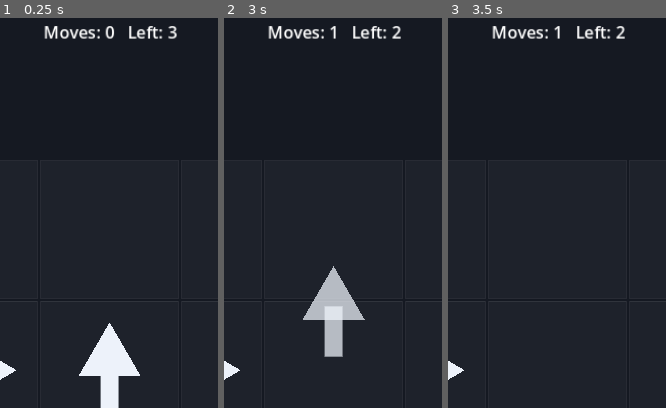
Above: before the commit, frames 1-3 (left to right).
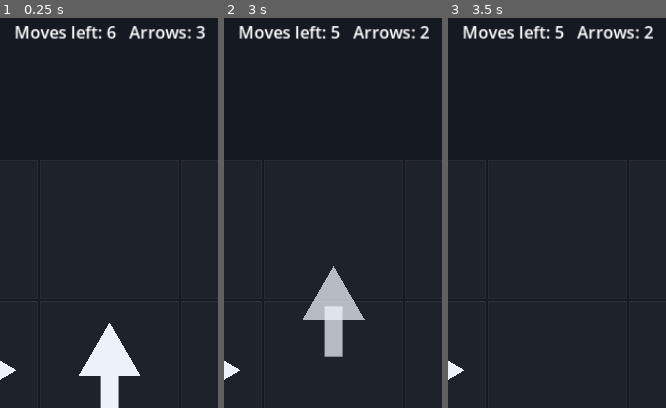
Above: after the commit, the same moments.

Repository: ranababu1/arrowlock
Game: Godot game, scene res://scenes/main.tscn
Two runs of this game, one before a commit and one after it. Both use one fixed random seed, a clock stepped at 60 frames per second and the inputs below.
Inputs (mouse positions are % of the whole screen's width and height, from its top left):
- Up to frame 1 (0.25 s): no input
- Up to frame 2 (3 s): click "Restart" at 0.5 s; click "Restart" at 1.25 s; click "Restart" at 2 s; tap Enter at 2.75 s; move the mouse to (50, 50) at 2.77 s; click (50, 50) at 2.92 s
- Up to frame 3 (3.5 s): no input
The pictures show only the part of the screen within x 25-75%, y 5-55%; the shares and areas given below are measured in that part.

The runs differ from the first frame. In frame 1, 1.7% of the frame differs, in the area x 6-95%, y 2-6%; in frame 2, 1.7%; in frame 3, 1.7%.

Commit message:
feat: move limits, wasted taps and game over; fix double-counted touches

Diff:
--- a/data/levels.json
+++ b/data/levels.json
@@ -1,8 +1,8 @@
 {
-	"version": 1,
+	"version": 2,
 	"levels": [
 		{
-			"id": 1, "name": "First Exit", "width": 3, "height": 3,
+			"id": 1, "moves_limit": 6, "name": "First Exit", "width": 3, "height": 3,
 			"arrows": [
 				{"x": 1, "y": 1, "dir": "up"},
 				{"x": 0, "y": 1, "dir": "right"},
@@ -10,7 +10,7 @@
 			]
 		},
 		{
-			"id": 2, "name": "Chain", "width": 4, "height": 4,
+			"id": 2, "moves_limit": 10, "name": "Chain", "width": 4, "height": 4,
 			"arrows": [
 				{"x": 0, "y": 0, "dir": "right"},
 				{"x": 1, "y": 0, "dir": "right"},
@@ -20,7 +20,7 @@
 			]
 		},
 		{
-			"id": 3, "name": "Corner Turn", "width": 4, "height": 4,
+			"id": 3, "moves_limit": 12, "name": "Corner Turn", "width": 4, "height": 4,
 			"arrows": [
 				{"x": 0, "y": 3, "dir": "up"},
 				{"x": 0, "y": 1, "dir": "right"},
@@ -31,7 +31,7 @@
 			]
 		},
 		{
-			"id": 4, "name": "Long Way Round", "width": 5, "height": 5,
+			"id": 4, "moves_limit": 16, "name": "Long Way Round", "width": 5, "height": 5,
 			"arrows": [
 				{"x": 0, "y": 0, "dir": "down"},
 				{"x": 0, "y": 2, "dir": "right"},
--- a/scripts/core/game_controller.gd
+++ b/scripts/core/game_controller.gd
@@ -1,65 +1,102 @@
 class_name GameController
 extends RefCounted
-## Coordinates a single puzzle session: taps, undo, restart, completion.
+## Coordinates a single puzzle session: taps, move limit, undo, restart.
 ## Pure logic; presentation listens to the signals below.
+##
+## Rules: every tap that lands on an arrow costs one move, whether or not the
+## arrow can leave. Taps on empty cells are free. The level is lost when the
+## moves run out while arrows remain.
+
+enum State { PLAYING, WON, LOST }
 
 signal arrow_removed(id: int, info: Dictionary)
 signal arrow_restored(id: int)
 signal move_blocked(id: int, blocker_id: int)
-signal completed(moves: int)
+signal completed(moves_used: int)
+signal lost(wasted_taps: int)
 
 var board: BoardState
-var move_count: int = 0
-var is_complete: bool = false
+var state: State = State.PLAYING
+var moves_limit: int = 0
+var moves_used: int = 0
+var wasted_taps: int = 0
 
 var _initial: BoardState
-## Stack of {"id": int, "info": Dictionary}.
+## Stack of {"id": int, "info": Dictionary}; removals only.
 var _history: Array[Dictionary] = []
 
 
-func start(puzzle: BoardState) -> void:
+## Returns false (and leaves the controller unusable) when the limit is below
+## the arrow count, because such a level could never be won.
+func start(puzzle: BoardState, p_moves_limit: int) -> bool:
+	if p_moves_limit < puzzle.remaining_count():
+		push_error("moves_limit %d is below arrow count %d" % [p_moves_limit, puzzle.remaining_count()])
+		return false
 	_initial = puzzle.duplicate_state()
+	moves_limit = p_moves_limit
 	restart()
+	return true
 
 
 func restart() -> void:
 	board = _initial.duplicate_state()
 	_history.clear()
-	move_count = 0
-	is_complete = false
+	state = State.PLAYING
+	moves_used = 0
+	wasted_taps = 0
+
+
+func moves_left() -> int:
+	return moves_limit - moves_used
+
+
+func is_over() -> bool:
+	return state != State.PLAYING
 
 
 ## Handles a tap on cell `pos`. Returns true if an arrow was removed.
 func tap(pos: Vector2i) -> bool:
-	if is_complete:
+	if state != State.PLAYING:
 		return false
 	var id := board.arrow_at(pos)
 	if id == -1:
 		return false
+	moves_used += 1
 	var blocker := MoveValidator.first_blocker(board, id)
 	if blocker != -1:
+		wasted_taps += 1
 		move_blocked.emit(id, blocker)
+		_check_loss()
 		return false
 	var info := board.remove_arrow(id)
 	_history.append({"id": id, "info": info})
-	move_count += 1
 	arrow_removed.emit(id, info)
+	# A win on the last allowed move counts as a win, so check it first.
 	if board.is_empty():
-		is_complete = true
-		completed.emit(move_count)
+		state = State.WON
+		completed.emit(moves_used)
+	else:
+		_check_loss()
 	return true
 
 
 func can_undo() -> bool:
-	return not _history.is_empty() and not is_complete
+	return state == State.PLAYING and not _history.is_empty()
 
 
-## Undo is disabled after completion so the result cannot be re-triggered.
+## Restores the last removed arrow and refunds the move that removed it.
+## Wasted taps are not refunded. Disabled once the level is over.
 func undo() -> bool:
 	if not can_undo():
 		return false
 	var entry: Dictionary = _history.pop_back()
 	board.restore_arrow(entry["id"], entry["info"])
-	move_count -= 1
+	moves_used -= 1
 	arrow_restored.emit(entry["id"])
 	return true
+
+
+func _check_loss() -> void:
+	if moves_used >= moves_limit and not board.is_empty():
+		state = State.LOST
+		lost.emit(wasted_taps)
--- a/scripts/services/puzzle_repository.gd
+++ b/scripts/services/puzzle_repository.gd
@@ -2,10 +2,10 @@
 extends RefCounted
 ## Loads and validates curated level data. Level files are data only.
 
-const SUPPORTED_VERSION := 1
+const SUPPORTED_VERSION := 2
 const MAX_BOARD_SIZE := 16
 
-## Parsed levels: {"id": int, "name": String, "board": BoardState}.
+## Parsed levels: {"id": int, "name": String, "board": BoardState, "moves_limit": int}.
 var levels: Array[Dictionary] = []
 ## Human-readable validation errors from the last load.
 var errors: Array[String] = []
@@ -68,4 +68,8 @@
 			errors.append("Level %d has an invalid, duplicate or out-of-bounds arrow" % id)
 			return {}
 		next_id += 1
-	return {"id": id, "name": str(raw.get("name", "Level %d" % id)), "board": board}
+	var moves_limit := int(raw.get("moves_limit", 0))
+	if moves_limit < board.remaining_count():
+		errors.append("Level %d moves_limit %d is below arrow count %d" % [id, moves_limit, board.remaining_count()])
+		return {}
+	return {"id": id, "name": str(raw.get("name", "Level %d" % id)), "board": board, "moves_limit": moves_limit}
--- a/scripts/ui/board_view.gd
+++ b/scripts/ui/board_view.gd
@@ -52,17 +52,11 @@
 func _gui_input(event: InputEvent) -> void:
 	if _controller == null:
 		return
-	var pressed := false
-	var pos := Vector2.ZERO
-	if event is InputEventMouseButton and event.pressed and event.button_index == MOUSE_BUTTON_LEFT:
-		pressed = true
-		pos = event.position
-	elif event is InputEventScreenTouch and event.pressed:
-		pressed = true
-		pos = event.position
-	if not pressed:
+	# Touches arrive as emulated mouse clicks (project default). Handling
+	# InputEventScreenTouch as well would count every tap twice, and taps cost moves.
+	if not (event is InputEventMouseButton and event.pressed and event.button_index == MOUSE_BUTTON_LEFT):
 		return
-	var cell := _cell_at(pos)
+	var cell := _cell_at(event.position)
 	if _controller.board.in_bounds(cell):
 		cell_tapped.emit(cell)
 
--- a/scripts/ui/main.gd
+++ b/scripts/ui/main.gd
@@ -87,7 +87,10 @@
 	var level: Dictionary = _repo.levels[index]
 	_controller = GameController.new()
 	_controller.completed.connect(_on_completed)
-	_controller.start(level["board"])
+	_controller.lost.connect(_on_lost)
+	if not _controller.start(level["board"], level["moves_limit"]):
+		_status.text = "This level is misconfigured."
+		return
 	_board_view.bind(_controller)
 	_title.text = "%d. %s" % [level["id"], level["name"]]
 	_next_button.disabled = true
@@ -95,8 +98,8 @@
 
 
 func _refresh_status() -> void:
-	if not _controller.is_complete:
-		_status.text = "Moves: %d   Left: %d" % [_controller.move_count, _controller.board.remaining_count()]
+	if not _controller.is_over():
+		_status.text = "Moves left: %d   Arrows: %d" % [_controller.moves_left(), _controller.board.remaining_count()]
 	_undo_button.disabled = not _controller.can_undo()
 
 
@@ -123,6 +126,11 @@
 	_start_level((_level_index + 1) % _repo.levels.size())
 
 
+func _on_lost(_wasted: int) -> void:
+	_status.text = "Out of moves! Tap Restart."
+	_undo_button.disabled = true
+
+
 func _on_completed(moves: int) -> void:
 	_status.text = "Cleared in %d moves!" % moves
 	_save.record_completion(_repo.levels[_level_index]["id"], moves)
--- a/tests/run_tests.gd
+++ b/tests/run_tests.gd
@@ -14,6 +14,7 @@
 	_test_controller_flow()
 	_test_completion_fires_once()
 	_test_undo_restart()
+	_test_move_limit()
 	_test_solver_detects_cycle()
 	_test_repository_validation()
 	_test_shipped_levels()
@@ -67,19 +68,20 @@
 	_check(not MoveValidator.can_remove(b, 99), "unknown id is not removable")
 
 
-func _controller_for(b: BoardState) -> GameController:
+func _controller_for(b: BoardState, limit: int = -1) -> GameController:
 	var c := GameController.new()
-	c.start(b)
+	# Default: generous limit so rule tests are not affected by the budget.
+	c.start(b, limit if limit >= 0 else b.remaining_count() * 2)
 	return c
 
 
 func _test_controller_flow() -> void:
 	var c := _controller_for(_board(3, 1, [[0, 0, "right"], [1, 0, "up"]]))
 	_check(not c.tap(Vector2i(0, 0)), "blocked tap does nothing")
-	_check(c.move_count == 0 and c.board.remaining_count() == 2, "blocked tap leaves state unchanged")
+	_check(c.board.remaining_count() == 2 and c.wasted_taps == 1, "blocked tap leaves board unchanged and is counted as wasted")
 	_check(not c.tap(Vector2i(2, 0)), "tap on empty cell ignored")
 	_check(c.tap(Vector2i(1, 0)), "clear tap removes arrow")
-	_check(c.move_count == 1, "move counted")
+	_check(c.moves_used == 2, "blocked tap and clear tap each cost a move")
 
 
 func _test_completion_fires_once() -> void:
@@ -89,7 +91,7 @@
 	c.tap(Vector2i(0, 0))
 	c.tap(Vector2i(1, 0))
 	c.tap(Vector2i(1, 0))
-	_check(c.is_complete and count[0] == 1, "completion emitted exactly once")
+	_check(c.state == GameController.State.WON and count[0] == 1, "completion emitted exactly once")
 	_check(not c.undo(), "undo disabled after completion")
 
 
@@ -97,11 +99,11 @@
 	var c := _controller_for(_board(3, 1, [[0, 0, "right"], [1, 0, "up"]]))
 	c.tap(Vector2i(1, 0))
 	_check(c.undo(), "undo succeeds")
-	_check(c.board.remaining_count() == 2 and c.move_count == 0, "undo restores arrow and count")
+	_check(c.board.remaining_count() == 2 and c.moves_used == 0, "undo restores arrow and refunds its move")
 	_check(not c.undo(), "undo with empty history fails")
 	c.tap(Vector2i(1, 0))
 	c.restart()
-	_check(c.board.remaining_count() == 2 and c.move_count == 0 and not c.is_complete, "restart resets")
+	_check(c.board.remaining_count() == 2 and c.moves_used == 0 and c.wasted_taps == 0 and c.state == GameController.State.PLAYING, "restart resets")
 
 
 func _test_solver_detects_cycle() -> void:
@@ -113,16 +115,16 @@
 
 
 func _test_repository_validation() -> void:
-	var good := '{"version":1,"levels":[{"id":1,"width":2,"height":2,"arrows":[{"x":0,"y":0,"dir":"up"}]}]}'
+	var good := '{"version":2,"levels":[{"id":1,"moves_limit":4,"width":2,"height":2,"arrows":[{"x":0,"y":0,"dir":"up"}]}]}'
 	var repo := PuzzleRepository.new()
 	_check(repo.load_text(good) and repo.levels.size() == 1, "valid level loads")
 	var bad_inputs := [
 		"not json",
-		'{"version":2,"levels":[]}',
-		'{"version":1,"levels":[{"id":1,"width":2,"height":2,"arrows":[{"x":5,"y":0,"dir":"up"}]}]}',
-		'{"version":1,"levels":[{"id":1,"width":2,"height":2,"arrows":[{"x":0,"y":0,"dir":"sideways"}]}]}',
-		'{"version":1,"levels":[{"id":1,"width":2,"height":2,"arrows":[{"x":0,"y":0,"dir":"up"},{"x":0,"y":0,"dir":"down"}]}]}',
-		'{"version":1,"levels":[{"id":1,"width":0,"height":2,"arrows":[]}]}',
+		'{"version":1,"levels":[]}',
+		'{"version":2,"levels":[{"id":1,"moves_limit":4,"width":2,"height":2,"arrows":[{"x":5,"y":0,"dir":"up"}]}]}',
+		'{"version":2,"levels":[{"id":1,"moves_limit":4,"width":2,"height":2,"arrows":[{"x":0,"y":0,"dir":"sideways"}]}]}',
+		'{"version":2,"levels":[{"id":1,"moves_limit":4,"width":2,"height":2,"arrows":[{"x":0,"y":0,"dir":"up"},{"x":0,"y":0,"dir":"down"}]}]}',
+		'{"version":2,"levels":[{"id":1,"width":0,"height":2,"arrows":[]}]}',
 	]
 	for text in bad_inputs:
 		var r := PuzzleRepository.new()
@@ -137,10 +139,10 @@
 		_check(PuzzleSolver.is_solvable(board), "level %d solvable (greedy)" % level["id"])
 		_check(PuzzleSolver.solve_exhaustive(board) == 1, "level %d solvable (exhaustive)" % level["id"])
 		# Replaying the reference solution through the controller must complete it.
-		var c := _controller_for(board)
+		var c := _controller_for(board, level["moves_limit"])
 		for id in PuzzleSolver.solve(board):
 			c.tap(board.arrow_position(id))
-		_check(c.is_complete, "level %d reference solution completes" % level["id"])
+		_check(c.state == GameController.State.WON, "level %d reference solution completes" % level["id"])
 
 
 func _test_save_roundtrip_and_corruption() -> void:
@@ -166,3 +168,41 @@
 	var missing := SaveService.new("user://does_not_exist.json")
 	missing.load_data()
 	_check(missing.completed.is_empty() and missing.load_error == "", "missing save is a clean default")
+
+
+func _test_move_limit() -> void:
+	# Two arrows; arrow 0 is blocked by arrow 1 until arrow 1 leaves.
+	var rows := [[0, 0, "right"], [1, 0, "up"]]
+	var c := _controller_for(_board(3, 1, rows), 3)
+	var lost_count := [0]
+	c.lost.connect(func(_w: int) -> void: lost_count[0] += 1)
+	_check(not c.tap(Vector2i(2, 0)) and c.moves_used == 0, "tap on empty cell is free")
+	c.tap(Vector2i(0, 0))
+	c.tap(Vector2i(0, 0))
+	_check(c.moves_used == 2 and c.wasted_taps == 2 and c.moves_left() == 1, "repeated blocked taps burn moves")
+	c.tap(Vector2i(1, 0))
+	_check(c.state == GameController.State.LOST and lost_count[0] == 1, "out of moves with arrows left is a loss, fired once")
+	_check(not c.tap(Vector2i(0, 0)) and c.moves_used == 3, "taps ignored after loss")
+	_check(not c.undo(), "undo disabled after loss")
+	c.restart()
+	_check(c.state == GameController.State.PLAYING and c.moves_left() == 3, "restart after loss resets budget")
+
+	# Winning on the very last allowed move is a win, not a loss.
+	var w := _controller_for(_board(3, 1, rows), 2)
+	var won := [0]
+	w.completed.connect(func(_m: int) -> void: won[0] += 1)
+	w.tap(Vector2i(1, 0))
+	w.tap(Vector2i(0, 0))
+	_check(w.state == GameController.State.WON and won[0] == 1 and w.moves_left() == 0, "win on last allowed move")
+
+	# Undo refunds the removal but not earlier wasted taps.
+	var u := _controller_for(_board(3, 1, rows), 4)
+	u.tap(Vector2i(0, 0))
+	u.tap(Vector2i(1, 0))
+	_check(u.moves_used == 2, "two moves used before undo")
+	u.undo()
+	_check(u.moves_used == 1 and u.wasted_taps == 1, "undo refunds removal only")
+
+	# A limit below the arrow count can never be won and is rejected.
+	var bad := GameController.new()
+	_check(not bad.start(_board(3, 1, rows), 1), "limit below arrow count rejected")
Not shown, changed: docs/changelog.md
Not shown, changed: docs/currentstate.md
